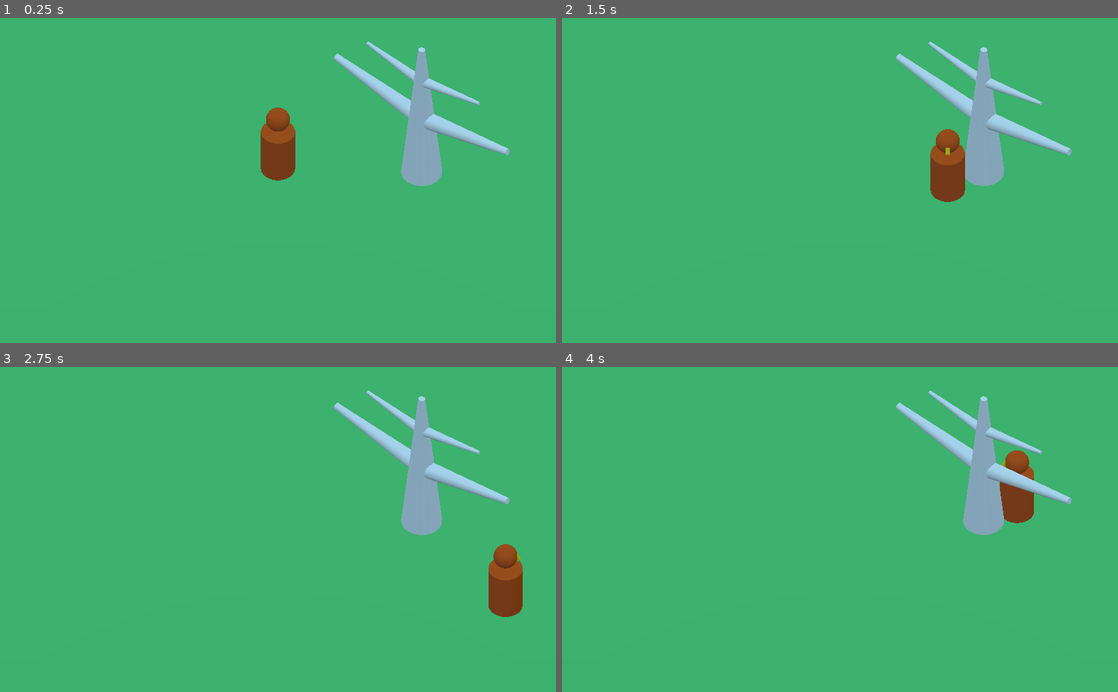
Above: before the commit, frames 1-4 (two rows, left to right).
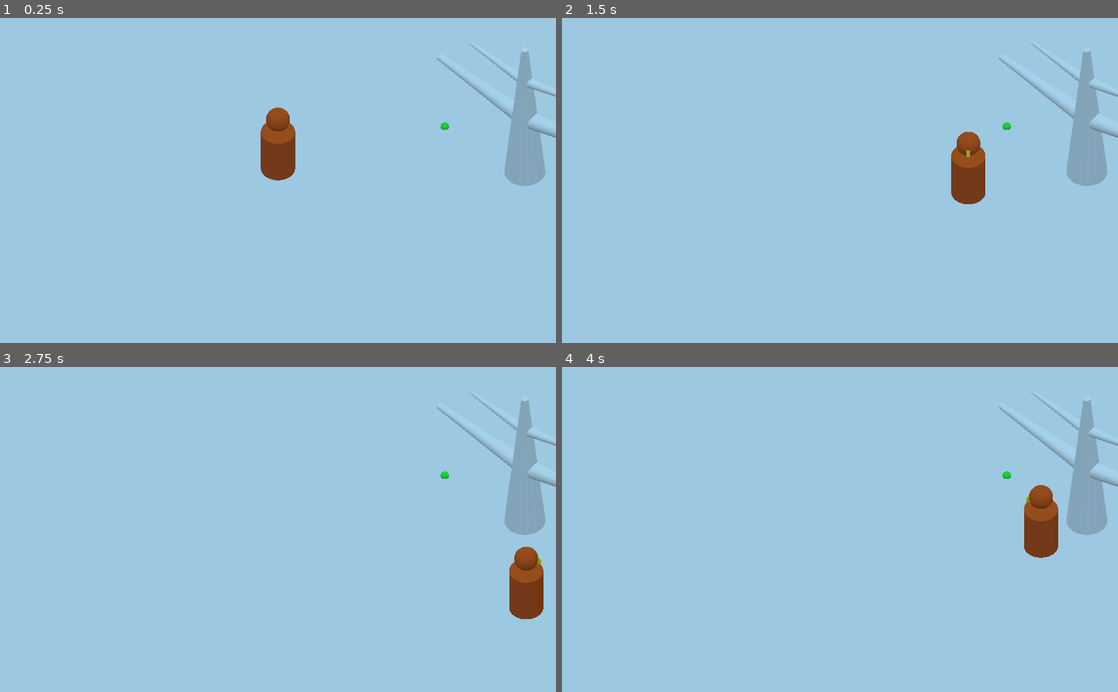
Above: after the commit, the same moments.

Repository: Jade1724/godot-apple-picking-prototype-v1
Game: Godot game, scene res://Main.tscn
The game is run twice, just before and just after one commit, with the same random seed, the same clock (stepped at 60 frames per second) and the same inputs.
Inputs:
- Up to frame 1 (0.25 s): no input
- Up to frame 2 (1.5 s): tap Enter at 0.5 s; hold D (move_right) 0.53-1.28 s; hold S (move_back) from 1.28 s (still down)
- Up to frame 3 (2.75 s): release S (move_back) at 2.03 s; hold D (move_right) from 2.03 s (still down)
- Up to frame 4 (4 s): release D (move_right) at 2.78 s; hold W (move_forward) 2.78-3.53 s; hold A (move_left) from 3.53 s (still down)

The runs differ from the first frame. In frame 1, 98% of the frame differs, in the area x 0-100%, y 0-100%; in frame 2, 98%; in frame 3, 99%; in frame 4, 99%.
Error before the commit: Invalid call. Nonexistent function 'instance' in base 'Nil'. (res://AppleTree.gd:6)

Commit message:
Fixed a bug of Apple scene not instantiating.

Diff:
--- /dev/null
+++ b/Apple.gd
@@ -0,0 +1,9 @@
+extends StaticBody
+
+
+# Called when the node enters the scene tree for the first time.
+func _ready():
+	pass # Replace with function body.
+
+func initialize(position):
+	translation = position
--- a/Apple.tscn
+++ b/Apple.tscn
@@ -1,4 +1,6 @@
-[gd_scene load_steps=4 format=2]
+[gd_scene load_steps=5 format=2]
+
+[ext_resource path="res://Apple.gd" type="Script" id=1]
 
 [sub_resource type="SpatialMaterial" id=1]
 albedo_color = Color( 0.184314, 1, 0.239216, 1 )
@@ -12,8 +14,10 @@
 [node name="Apple" type="StaticBody"]
 collision_layer = 4
 collision_mask = 3
+script = ExtResource( 1 )
 
 [node name="ApplePivot" type="Spatial" parent="."]
+transform = Transform( 1, 0, 0, 0, 1, 0, 0, 0, 1, 0, -0.25, 0 )
 
 [node name="Apple" type="MeshInstance" parent="ApplePivot"]
 transform = Transform( 0.25, 0, 0, 0, 0.25, 0, 0, 0, 0.25, 0, 0, 0 )
@@ -21,4 +25,5 @@
 material/0 = null
 
 [node name="CollisionShape" type="CollisionShape" parent="."]
+transform = Transform( 1, 0, 0, 0, 1, 0, 0, 0, 1, 0, -0.25, 0 )
 shape = SubResource( 3 )
--- a/AppleTree.gd
+++ b/AppleTree.gd
@@ -1,12 +1,19 @@
 extends StaticBody
 
-export (PackedScene) var apple_scene
+onready var apple_scene = load("res://Apple.tscn")
 
 func _ready():
+#	randomize()
+	spawn_apple()
+
+func spawn_apple():
 	var apple = apple_scene.instance()
+	print("spawn apple called")
 
 	var apple_spawn_location = get_node("AppleTreePivot/SpawnPath/SpawnLocation")
-	apple_spawn_location.unit_offset = randf()\
+
+#	apple_spawn_location.unit_offset = randf()
+#	var tree_location = self.transform.origin
 
 	add_child(apple)
-	apple.initialize()
+	apple.initialize(apple_spawn_location.translation)
--- a/Main.tscn
+++ b/Main.tscn
@@ -4,7 +4,7 @@
 [ext_resource path="res://AppleTree.tscn" type="PackedScene" id=2]
 
 [sub_resource type="SpatialMaterial" id=3]
-albedo_color = Color( 0.376471, 0.847059, 0.462745, 1 )
+albedo_color = Color( 0.956863, 0.956863, 0.956863, 1 )
 
 [sub_resource type="CubeMesh" id=1]
 material = SubResource( 3 )
@@ -40,5 +40,5 @@
 size = 19.0
 
 [node name="AppleTree" parent="." instance=ExtResource( 2 )]
-transform = Transform( 0.783401, 0, -0.621517, 0, 1, 0, 0.621517, 0, 0.783401, 8.394, 1, 0.273 )
+transform = Transform( 0.783401, 0, -0.621517, 0, 1, 0, 0.621517, 0, 0.783401, 14.4196, 1, 0.26637 )
 collision_layer = 2
